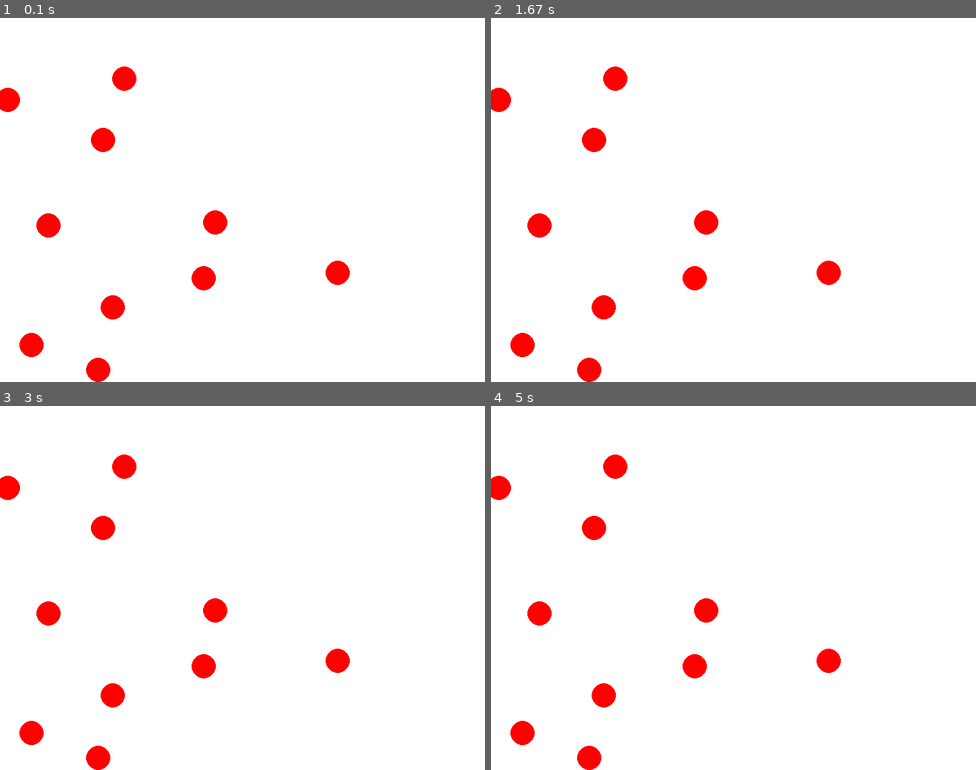
Above: before the commit, frames 1-4 (two rows, left to right).
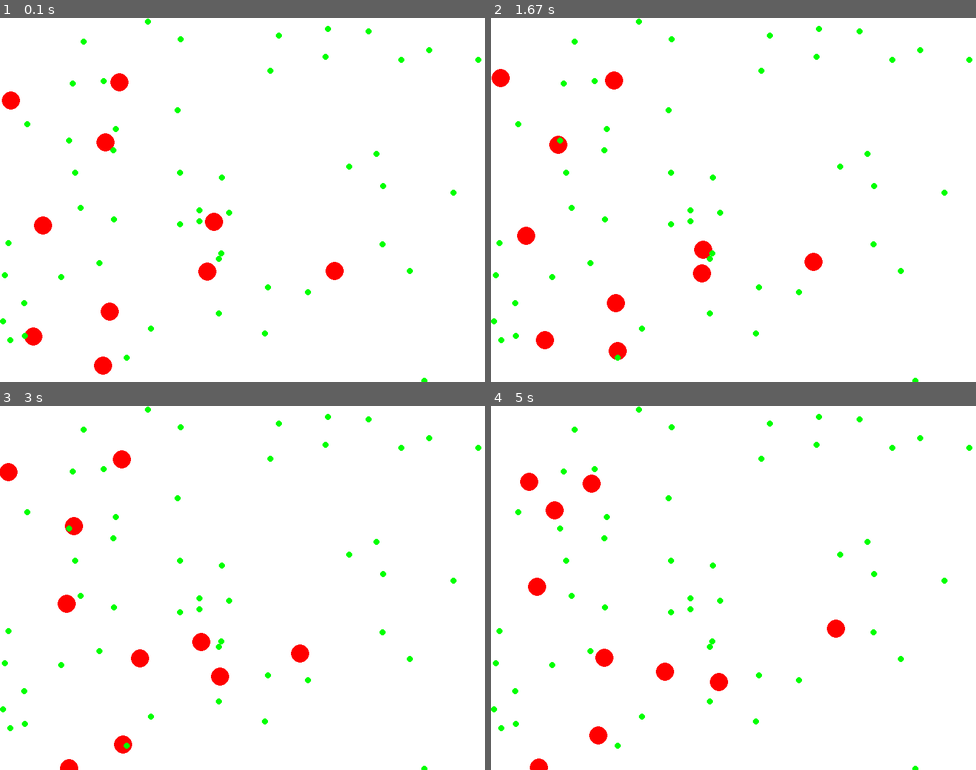
Above: after the commit, the same moments.

Repository: neil-phan/evolve
Game: pygame game, started from src/graphics.py
The game is run twice, just before and just after one commit, with the same random seed, the same clock (stepped at 60 frames per second) and the same inputs.
Inputs:
- Up to frame 1 (0.1 s): no input
- Up to frame 2 (1.67 s): no input
- Up to frame 3 (3 s): no input
- Up to frame 4 (5 s): no input

The runs differ from the first frame. In frame 1, 2.2% of the frame differs, in the area x 0-100%, y 0-100%; in frame 2, 4.1%; in frame 3, 4.4%; in frame 4, 4.7%.

Commit message:
random movement added to organism class

Diff:
--- a/src/graphics.py
+++ b/src/graphics.py
@@ -1,6 +1,6 @@
 from curses.textpad import rectangle
 import pygame
-from simple import organism
+from simple import organism, food
 
 #initialize pygame
 pygame.init()
@@ -11,9 +11,15 @@
 FPS = 60
 BG_COLOR = "white"
 INITIAL_ORGANISM_COUNT = 10
-ORGANISM_COLOR = "red"
+INITIAL_FOOD_COUNT = 50
 
 
+def make_foods(N):
+    foods = []
+    for i in range (N):
+        f = food.Food({'x_max': WIDTH, 'y_max': HEIGHT})
+        foods.append(f)
+    return foods
 
 def make_organisms(N):
     orgs = []
@@ -22,11 +28,15 @@
         orgs.append(org)
     return orgs
 
-def draw(orgs):
+def draw(orgs, foods):
     WINDOW.fill(BG_COLOR)
 
     for org in orgs:
-        org.draw(WINDOW, ORGANISM_COLOR)
+        org.draw(WINDOW)
+        org.move(WIDTH, HEIGHT)
+    for food in foods:
+        food.draw(WINDOW)
+
     pygame.display.update()
 
 #create game loop
@@ -35,6 +45,7 @@
     running = True
 
     orgs = make_organisms(INITIAL_ORGANISM_COUNT)
+    foods = make_foods(INITIAL_FOOD_COUNT)
 
     while running:
         clock.tick(FPS) #   Caps game frames at 60fps
@@ -42,7 +53,7 @@
             if event.type == pygame.QUIT:
                 running = False
 
-        draw(orgs)
+        draw(orgs, foods)
 
 if __name__ == '__main__':
     main()
--- a/src/simple/food.py
+++ b/src/simple/food.py
@@ -1,6 +1,6 @@
-import math
+import pygame
+import random
 
-from math import uniform
 
 class Food:
     """
@@ -15,7 +15,7 @@
     can_eat (bool): determines if the food is visible to the organism
 
     """
-    def __init__(self, attributes, env_map):
+    def __init__(self, attributes):
         """
         Initializes a food object in a random (x, y) location on env_map.
 
@@ -24,21 +24,27 @@
         attributes (dict): a dictionary of attributes to set the food with
         env_map (object): the environment with dimensions (x, y)
         """
-        self.x = uniform(attributes['x_min'], attributes['x_max'])  # Starting X
-        self.y = uniform(attributes['y_min'], attributes['y_max'])  # Starting Y
-        self.energy = uniform(1, attributes['food_max'])
-        self.can_eat = 1
+        self.color = "green"
+        self.rad = 5
+        self.width = 5
+        self.x = random.randrange(0, attributes['x_max'])  # Starting X
+        self.y = random.randrange(0, attributes['y_max'])  # Starting Y
+        # self.energy = random.randrange(1, attributes['food_max'])
+        # self.can_eat = 1
 
 
-    def respawn(self, attributes):
-        """
-        Respawn the food object in a random (x, y) location on env_map.
+    def draw(self, win):
+        pygame.draw.circle(win, self.color, (self.x, self.y), self.rad, self.width)
 
-        Parameters
-        ----------
-        attributes (dict): a dictionary of attributes to set the food with
-        """
-        self.x = uniform(attributes['x_min'], attributes['x_max'])
-        self.y = uniform(attributes['y_min'], attributes['y_max'])
-        self.energy = uniform(1, attributes['food_max'])
-        self.can_eat = 1
+    # def respawn(self, attributes):
+    #     """
+    #     Respawn the food object in a random (x, y) location on env_map.
+
+    #     Parameters
+    #     ----------
+    #     attributes (dict): a dictionary of attributes to set the food with
+    #     """
+    #     self.x = random.randrange(attributes['x_min'], attributes['x_max'])
+    #     self.y = random.randrange(attributes['y_min'], attributes['y_max'])
+    #     self.energy = random.randrange(1, attributes['food_max'])
+    #     self.can_eat = 1
--- a/src/simple/organism.py
+++ b/src/simple/organism.py
@@ -31,7 +31,8 @@
         name (str): the name of the organism, default is None
         """
         # Environmental starting traits
-        self.rad = 20
+        self.color = "red"
+        self.rad = 15
         self.width = 20
         self.name = name                                            # Name
         self.r = random.randrange(0, 360)                                       # View
@@ -50,8 +51,18 @@
         # self.peripheral = random.randrange(90, attributes['perp_max'])       # Peripheral Vision
         # self.fitness = 0                                            # Fitness
 
-    def draw(self, win, color):
-        pygame.draw.circle(win, color, (self.x, self.y), self.rad, self.width)
+    def draw(self, win):
+        pygame.draw.circle(win, self.color, (self.x, self.y), self.rad, self.width)
+
+    def move(self, xmax, ymax):
+        self.x += random.randrange(-5, 6)
+        self.y += random.randrange(-5, 6)
+        # Set the bounds
+        if self.x < 0: self.x = 0
+        elif self.x > xmax: self.x = xmax
+        if self.y < 0: self.y = 0
+        elif self.y > ymax: self.y = ymax
+
 
     def think(self):
-        return
+        pass
